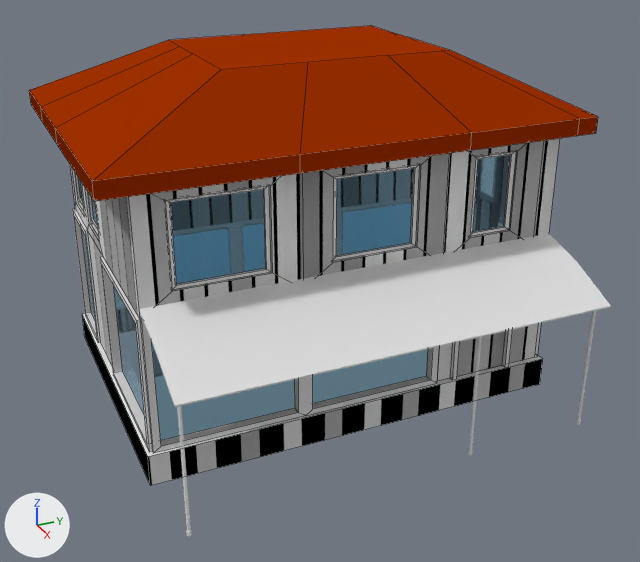
The Blender file WOE/Assets/_Prefabs/magazinSatesc.blend: old version first, new version second.
The view is the same before and after, from a 50 mm camera at (27.3, -11.5, 16.8) aimed at (2.1, -0.2, 4.2). The lights are fixed; the arrows at lower left show +X, +Y and +Z. Mesh edges are drawn as thin lines on the coarser meshes.

Objects in the first picture: 'acoperis', 'bordura', 'copertina', 'geamuri', 'pereti', 'rameGeamuri'.
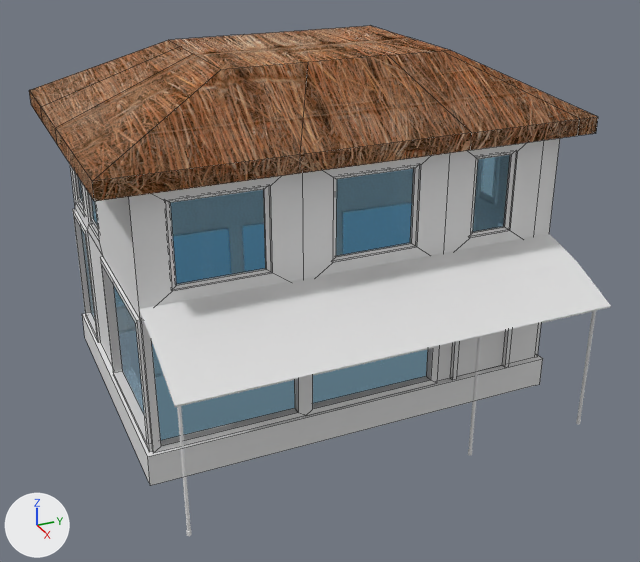
Where the change shows, as pixel boxes (x1, y1, x2, y2) in the pictures (640 x 562 px):
'acoperis', surface changed
    both: (29, 26, 598, 201)
'pereti', recoloured
    both: (70, 138, 560, 486)

Diff of the bpy script that builds the scene:
```diff
--- a/WOE/Assets/_Prefabs/magazinSatesc.blend.py
+++ b/WOE/Assets/_Prefabs/magazinSatesc.blend.py
@@ mat_matacoperis @@
 mat_matacoperis = bpy.data.materials.new('MatAcoperis')
-# nodes: BrightContrast, BsdfDiffuse, Displacement, OutputMaterial, TexImage, TexWave
+# nodes: BsdfDiffuse, OutputMaterial, TexCoord, TexImage
 # uses the picture img_texturescom_thatched0056_2_s_jpg
@@ me_cube @@
 me_cube.from_pydata(...)  # 144 vertices, 85 faces; spans x -1.04..1.04, y -1.03..1.03, z -1.0..0.92
-me_cube.materials.append(mat_matpereti)
```
